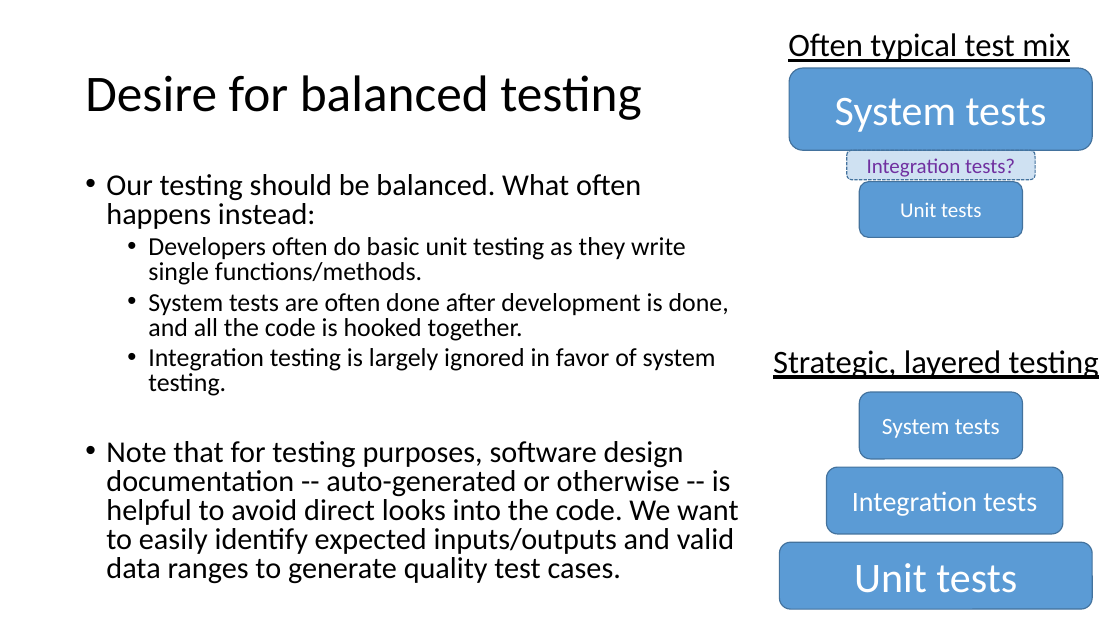
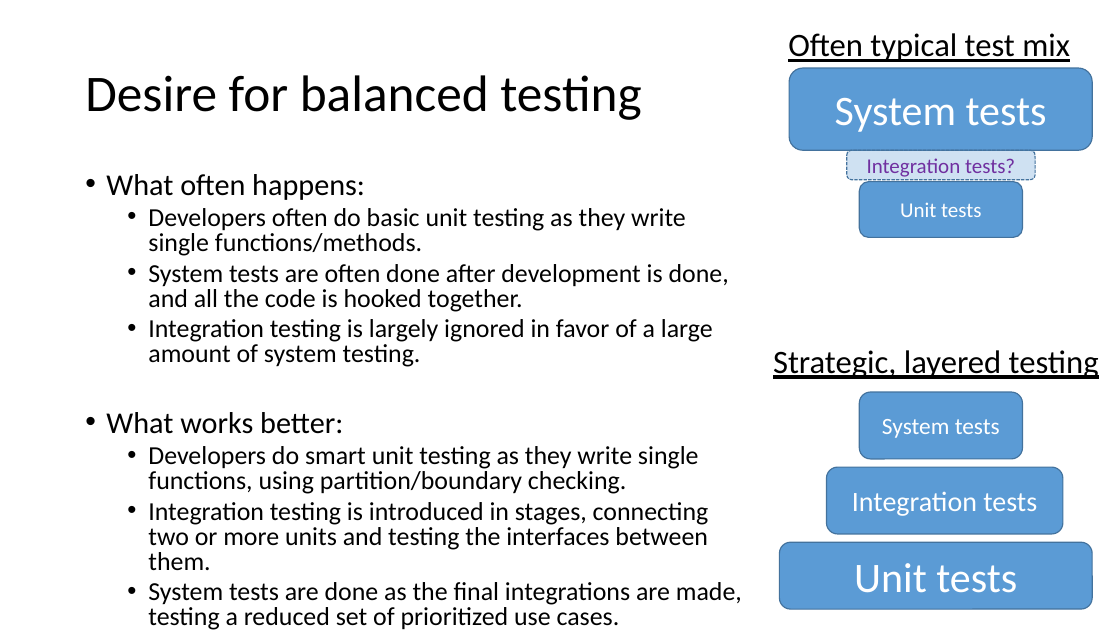
Before and after one commit to bcorfman/grading, a slide deck: slide 2 of doc/Coordinated approach to design and testing (WinBlast CapTeam version).pptx. Drawn at 1120x630 pixels with LibreOffice and Linux fonts; fonts in the diff are those of the drawing. Boxes give left, top, right and bottom in pixels: in the first picture for what was removed or moved away, otherwise in the second. Text is boxed around its words. In the diff, an @@ line names an element or a change of style, - is before the commit and + after.

```diff
--- a/doc/Coordinated approach to design and testing (WinBlast CapTeam version).pptx
+++ b/doc/Coordinated approach to design and testing (WinBlast CapTeam version).pptx
@@ text at bbox=[106, 174, 365, 200]: text changed @@
-• Our testing should be balanced. What often happens instead:
+• What often happens:
@@ text at bbox=[106, 319, 742, 626]: text changed; size 25.9 to 22.2 pt @@
-  • Integration testing is largely ignored in favor of system testing.
-• Note that for testing purposes, software design documentation -- auto-generated or otherwise -- is helpful to avoid direct looks into the code. We want to easily identify expected inputs/outputs and valid data ranges to generate quality test cases.
+  • Integration testing is largely ignored in favor of a large amount of system testing.
+• What works better:
+  • Developers do smart unit testing as they write single functions, using partition/boundary checking.
+  • Integration testing is introduced in stages, connecting two or more units and testing the interfaces between them.
+  • System tests are done as the final integrations are made, testing a reduced set of prioritized use cases.
```
Also in this commit, not shown: 7 other slides changed, 5 other files.
